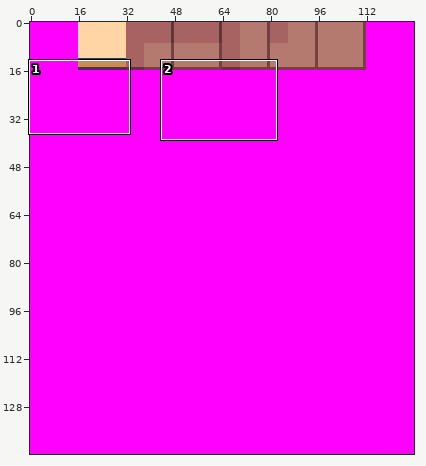
Sprite sheet: tools/porytiles/raw/secondary/SSPathfinder_CabinBathroom/middle.png. Above, an overview of the earlier version with the close-up marked.
Close-up. Before:
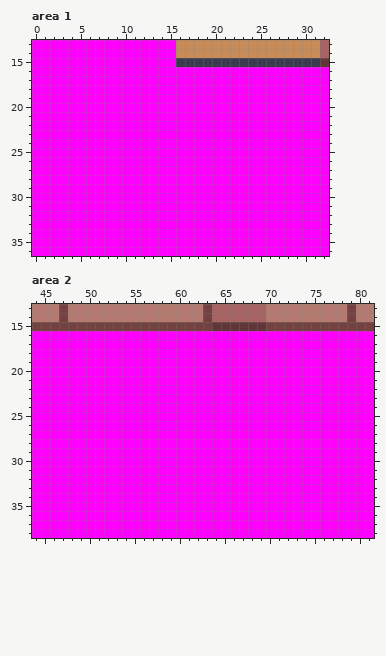
The file is 128x144 pixels. Shown: area 1: x 0..32, y 13..36; area 2: x 44..81, y 13..38.
And afterwards:
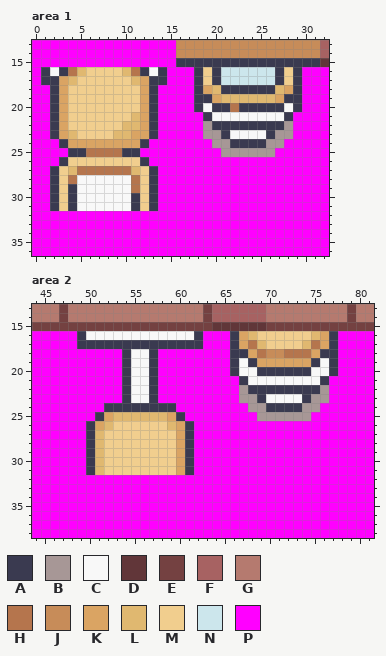
Palette (. is transparent): A #3a3a50  B #a79796  C #f8f8f8  D #613639  E #744141  F #a76262  G #b57a6f  H #b5754d  J #c78c59  K #daa463  L #e0b870  M #f1ce8e  N #cce6ec  P #ff00ff
Edits made:
--- area 1
@@ x 0..32 @@
 15 PPPPPPPPPPPPPPPPAAAAAAAAAAAAAAAAD
-16 PPPPPPPPPPPPPPPPPPPPPPPPPPPPPPPPP
-17 PPPPPPPPPPPPPPPPPPPPPPPPPPPPPPPPP
-18 PPPPPPPPPPPPPPPPPPPPPPPPPPPPPPPPP
-19 PPPPPPPPPPPPPPPPPPPPPPPPPPPPPPPPP
-20 PPPPPPPPPPPPPPPPPPPPPPPPPPPPPPPPP
-21 PPPPPPPPPPPPPPPPPPPPPPPPPPPPPPPPP
-22 PPPPPPPPPPPPPPPPPPPPPPPPPPPPPPPPP
-23 PPPPPPPPPPPPPPPPPPPPPPPPPPPPPPPPP
-24 PPPPPPPPPPPPPPPPPPPPPPPPPPPPPPPPP
-25 PPPPPPPPPPPPPPPPPPPPPPPPPPPPPPPPP
-26 PPPPPPPPPPPPPPPPPPPPPPPPPPPPPPPPP
-27 PPPPPPPPPPPPPPPPPPPPPPPPPPPPPPPPP
-28 PPPPPPPPPPPPPPPPPPPPPPPPPPPPPPPPP
-29 PPPPPPPPPPPPPPPPPPPPPPPPPPPPPPPPP
-30 PPPPPPPPPPPPPPPPPPPPPPPPPPPPPPPPP
-31 PPPPPPPPPPPPPPPPPPPPPPPPPPPPPPPPP
+16 PACAHLMMMMLHACAPPPAMANNNNNNAMAPPP
+17 PAAKLMMMMMMLKAAPPPAMANNNNNNAMAPPP
+18 PPAKMMMMMMMMKAPPPPAKLAAAAAALKAPPP
+19 PPAKMMMMMMMMKAPPPPAAKLLLLLLKAAPPP
+20 PPAKMMMMMMMMKAPPPPACAAHAAAAACAPPP
+21 PPAKMMMMMMMLKAPPPPPACCCCCCCCAPPPP
+22 PPAKMMMMMMLLKAPPPPPBAAAAAAAABPPPP
+23 PPAKLMMMMLLKKAPPPPPBBACCCCABBPPPP
+24 PPPAKKKKKKKKAPPPPPPPBBAAAABBPPPPP
+25 PPPPAAHHHHAAPPPPPPPPPBBBBBBPPPPPP
+26 PPPAMMMMMMMMAPPPPPPPPPPPPPPPPPPPP
+27 PPAMLHHHHHHLMAPPPPPPPPPPPPPPPPPPP
+28 PPAMHCCCCCCHMAPPPPPPPPPPPPPPPPPPP
+29 PPAMACCCCCCHMAPPPPPPPPPPPPPPPPPPP
+30 PPAMACCCCCCAMAPPPPPPPPPPPPPPPPPPP
+31 PPAMACCCCCCAMAPPPPPPPPPPPPPPPPPPP
 32 PPPPPPPPPPPPPPPPPPPPPPPPPPPPPPPPP
--- area 2
@@ x 44..81 @@
 15 EEEEEEEEEEEEEEEEEEEEDDDDDDEEEEEEEEEEEE
-16 PPPPPPPPPPPPPPPPPPPPPPPPPPPPPPPPPPPPPP
-17 PPPPPPPPPPPPPPPPPPPPPPPPPPPPPPPPPPPPPP
-18 PPPPPPPPPPPPPPPPPPPPPPPPPPPPPPPPPPPPPP
-19 PPPPPPPPPPPPPPPPPPPPPPPPPPPPPPPPPPPPPP
-20 PPPPPPPPPPPPPPPPPPPPPPPPPPPPPPPPPPPPPP
-21 PPPPPPPPPPPPPPPPPPPPPPPPPPPPPPPPPPPPPP
-22 PPPPPPPPPPPPPPPPPPPPPPPPPPPPPPPPPPPPPP
-23 PPPPPPPPPPPPPPPPPPPPPPPPPPPPPPPPPPPPPP
-24 PPPPPPPPPPPPPPPPPPPPPPPPPPPPPPPPPPPPPP
-25 PPPPPPPPPPPPPPPPPPPPPPPPPPPPPPPPPPPPPP
-26 PPPPPPPPPPPPPPPPPPPPPPPPPPPPPPPPPPPPPP
-27 PPPPPPPPPPPPPPPPPPPPPPPPPPPPPPPPPPPPPP
-28 PPPPPPPPPPPPPPPPPPPPPPPPPPPPPPPPPPPPPP
-29 PPPPPPPPPPPPPPPPPPPPPPPPPPPPPPPPPPPPPP
-30 PPPPPPPPPPPPPPPPPPPPPPPPPPPPPPPPPPPPPP
-31 PPPPPPPPPPPPPPPPPPPPPPPPPPPPPPPPPPPPPP
+16 PPPPPACCCCCCCCCCCCAPPPAKLMMMMMMLKAPPPP
+17 PPPPPAAAAAAAAAAAAAAPPPAKHLMMMMLHKAPPPP
+18 PPPPPPPPPPACCAPPPPPPPPAAKHJJHHHKAAPPPP
+19 PPPPPPPPPPACCAPPPPPPPPACAKKKKKKACAPPPP
+20 PPPPPPPPPPACCAPPPPPPPPACCAAAAAACCAPPPP
+21 PPPPPPPPPPACCAPPPPPPPPPACCCCCCCCAPPPPP
+22 PPPPPPPPPPACCAPPPPPPPPPBAAAAAAAABPPPPP
+23 PPPPPPPPPPACCAPPPPPPPPPBBACCCCABBPPPPP
+24 PPPPPPPPAAAAAAAAPPPPPPPPBBAAAABBPPPPPP
+25 PPPPPPPAKLLLLLLKAPPPPPPPPBBBBBBPPPPPPP
+26 PPPPPPAKLMMMMMMLKAPPPPPPPPPPPPPPPPPPPP
+27 PPPPPPALMMMMMMMMKAPPPPPPPPPPPPPPPPPPPP
+28 PPPPPPALMMMMMMMMKAPPPPPPPPPPPPPPPPPPPP
+29 PPPPPPALMMMMMMMMKAPPPPPPPPPPPPPPPPPPPP
+30 PPPPPPALMMMMMMMMKAPPPPPPPPPPPPPPPPPPPP
+31 PPPPPPALMMMMMMMMKAPPPPPPPPPPPPPPPPPPPP
 32 PPPPPPPPPPPPPPPPPPPPPPPPPPPPPPPPPPPPPP
Changed places in both close-ups, as pixel boxes (x1, y1, x2, y2):
changed: (41, 67, 167, 211)
changed: (194, 67, 302, 157)
changed: (77, 331, 338, 475)
